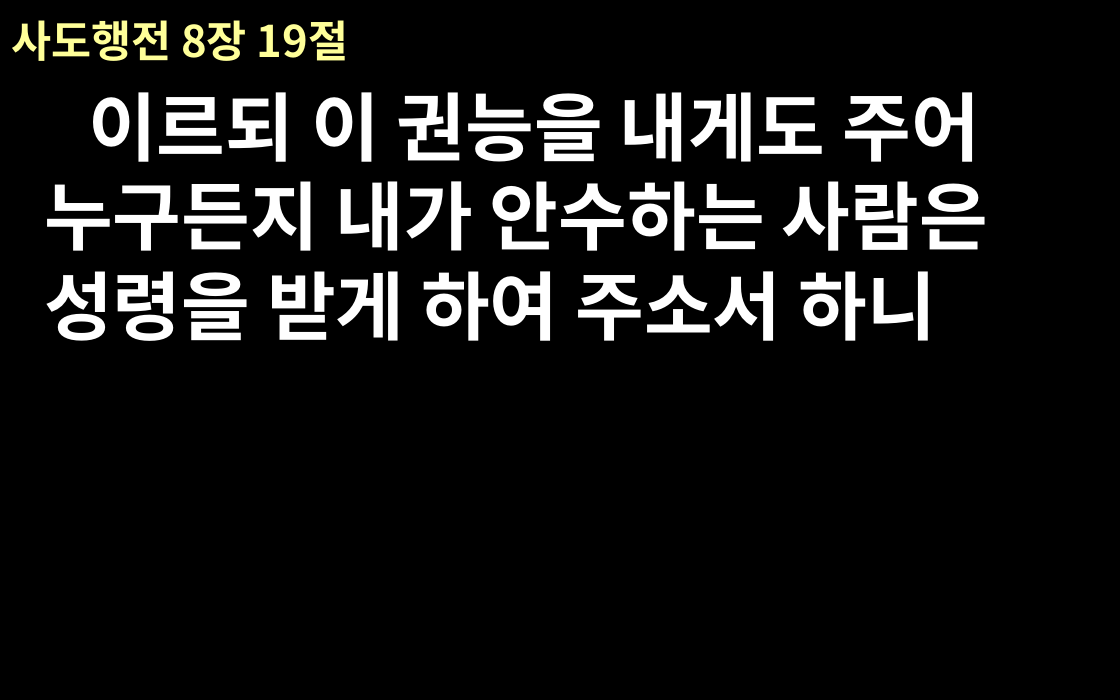
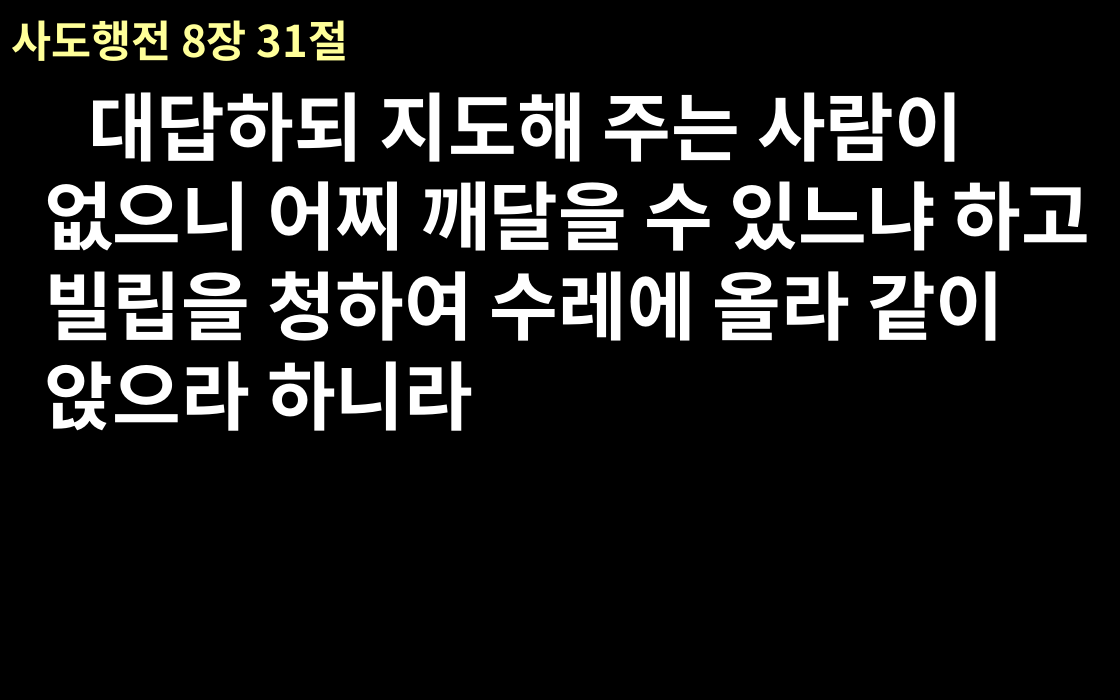
Before and after one commit to euskate/bible_ppt_class, a slide deck: slide 6 of new-file-name.pptx (slide 11 before the commit). Drawn at 1120x700 pixels with LibreOffice and Linux fonts; fonts in the diff are those of the drawing. Boxes give left, top, right and bottom in pixels: in the first picture for what was removed or moved away, otherwise in the second. Text is boxed around its words. In the diff, an @@ line names an element or a change of style, - is before the commit and + after.

```diff
--- a/new-file-name.pptx
+++ b/new-file-name.pptx
@@ title at (11, 20, 348, 61): text changed @@
-사도행전 8장 19절
+사도행전 8장 31절
@@ text at (44, 92, 1090, 431): text changed @@
-이르되 이 권능을 내게도 주어 누구든지 내가 안수하는 사람은 성령을 받게 하여 주소서 하니
+대답하되 지도해 주는 사람이 없으니 어찌 깨달을 수 있느냐 하고 빌립을 청하여 수레에 올라 같이 앉으라 하니라
```
Also in this commit, not shown: 18 other slides changed, 2 slides added, 1 slide removed, 3 other files.
